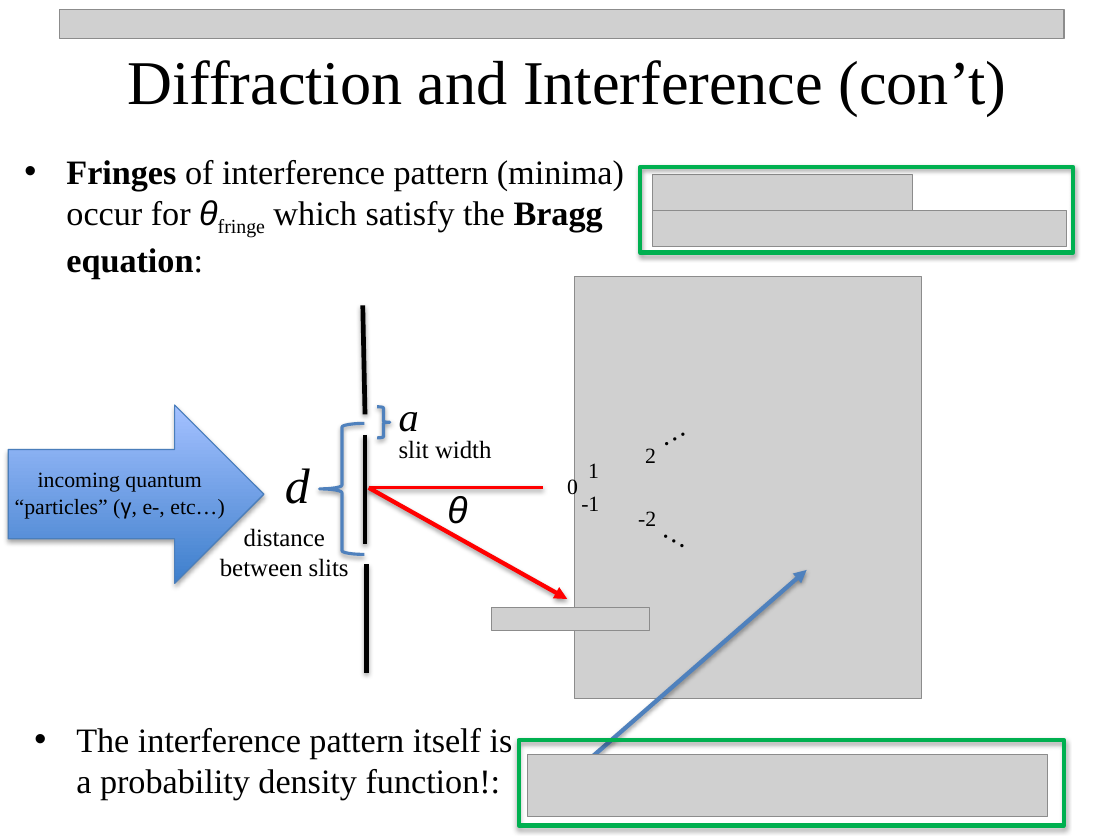
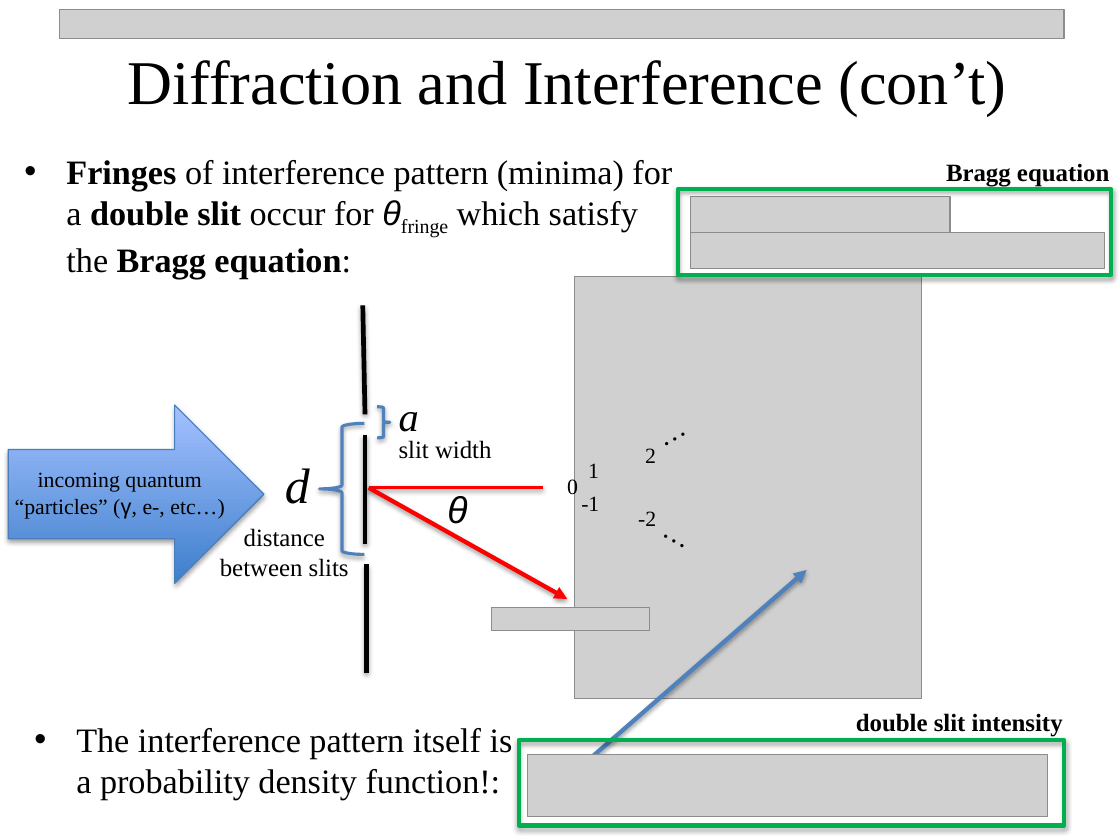
Before and after one commit to npetraco/CHE302, a slide deck: slide 11 of Notes/3_Quantum_TheoryII.pptx. Drawn at 1120x840 pixels with LibreOffice and Linux fonts; fonts in the diff are those of the drawing; grey boxes stand for pictures. Boxes give left, top, right and bottom in pixels: in the first picture for what was removed or moved away, otherwise in the second. Text is boxed around its words. In the diff, an @@ line names an element or a change of style, - is before the commit and + after.

```diff
--- a/Notes/3_Quantum_TheoryII.pptx
+++ b/Notes/3_Quantum_TheoryII.pptx
@@ text at [66,160,672,279]: text changed @@
-• Fringes of interference pattern (minima) occur for θfringe which satisfy the Bragg equation:
+• Fringes of interference pattern (minima) for a double slit occur for θfringe which satisfy the Bragg equation:
@@ text added at [946,163,1109,188], 16 pt, text #000000, bold @@
+Bragg equation
@@ rectangle: place and size @@
-rectangle at [641,167,1074,252]
+rectangle at [678,189,1111,274]
@@ picture: place and size @@
-picture at [653,175,913,211]
+picture at [691,196,951,232]
@@ picture: place and size @@
-picture at [653,211,1066,246]
+picture at [691,233,1104,269]
@@ text added at [856,713,1063,737], 16 pt, text #000000, bold @@
+double slit intensity
```
Also in this commit, not shown: 3 other slides changed, 2 other files.
